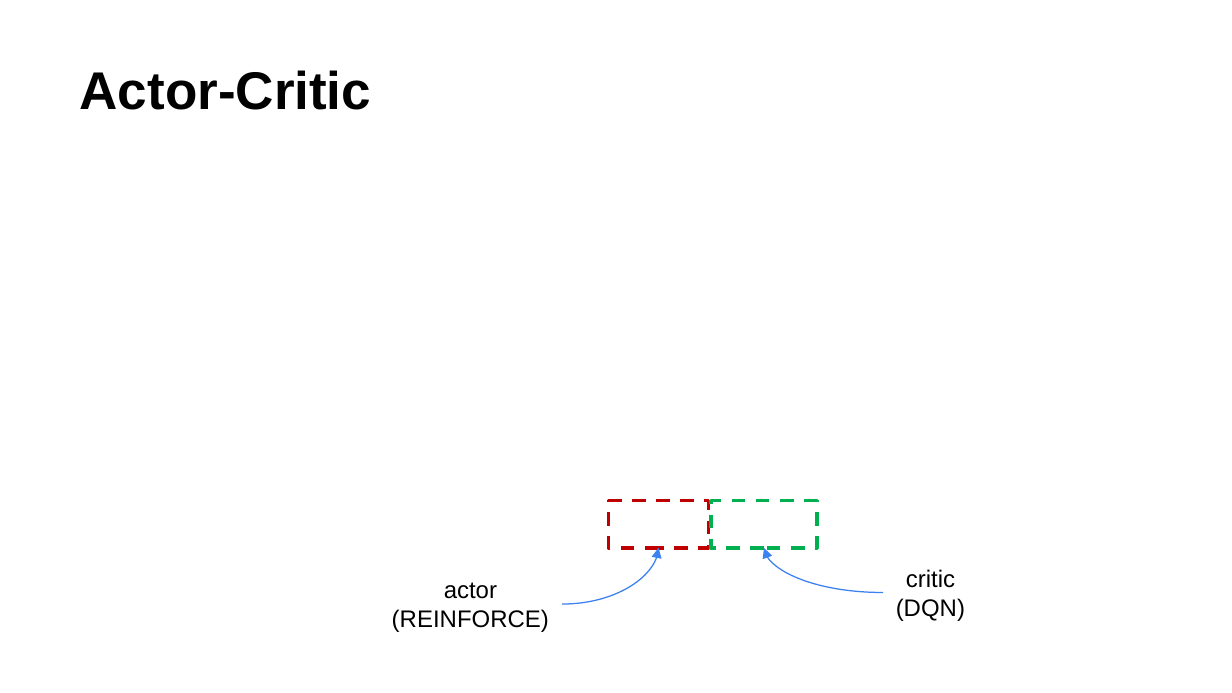
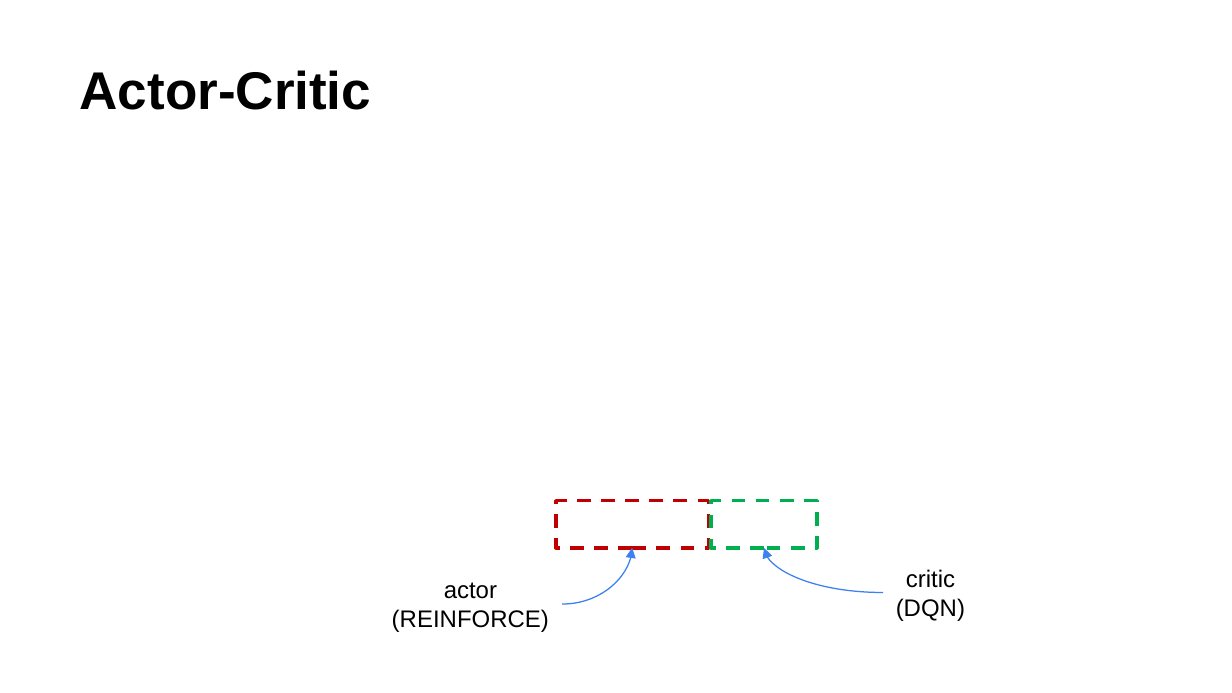
Before and after one commit to stureiko/Otus_lectures, a slide deck: slide 15 of ML Adv/28 - Actor-Critic/Presentation/Actor-Critic.pptx. Drawn at 1232x693 pixels with LibreOffice and Linux fonts; fonts in the diff are those of the drawing; grey boxes stand for pictures; background and template pictures are left out. Boxes give left, top, right and bottom in pixels: in the first picture for what was removed or moved away, otherwise in the second. Text is boxed around its words. In the diff, an @@ line names an element or a change of style, - is before the commit and + after.

Commit message:
Added Actor-Critic for MLAdv and Text preprocessing for NLP

```diff
--- a/ML Adv/28 - Actor-Critic/Presentation/Actor-Critic.pptx
+++ b/ML Adv/28 - Actor-Critic/Presentation/Actor-Critic.pptx
@@ rectangle: place and size @@
-rectangle at [609, 500, 708, 547]
+rectangle at [556, 500, 708, 547]
@@ curved arrow moved from (562, 604) - (659, 548) to (562, 604) - (632, 548) @@
```
Also in this commit, not shown: 5 other slides changed, 10 slides added, 4 slides removed, 4 other files.
